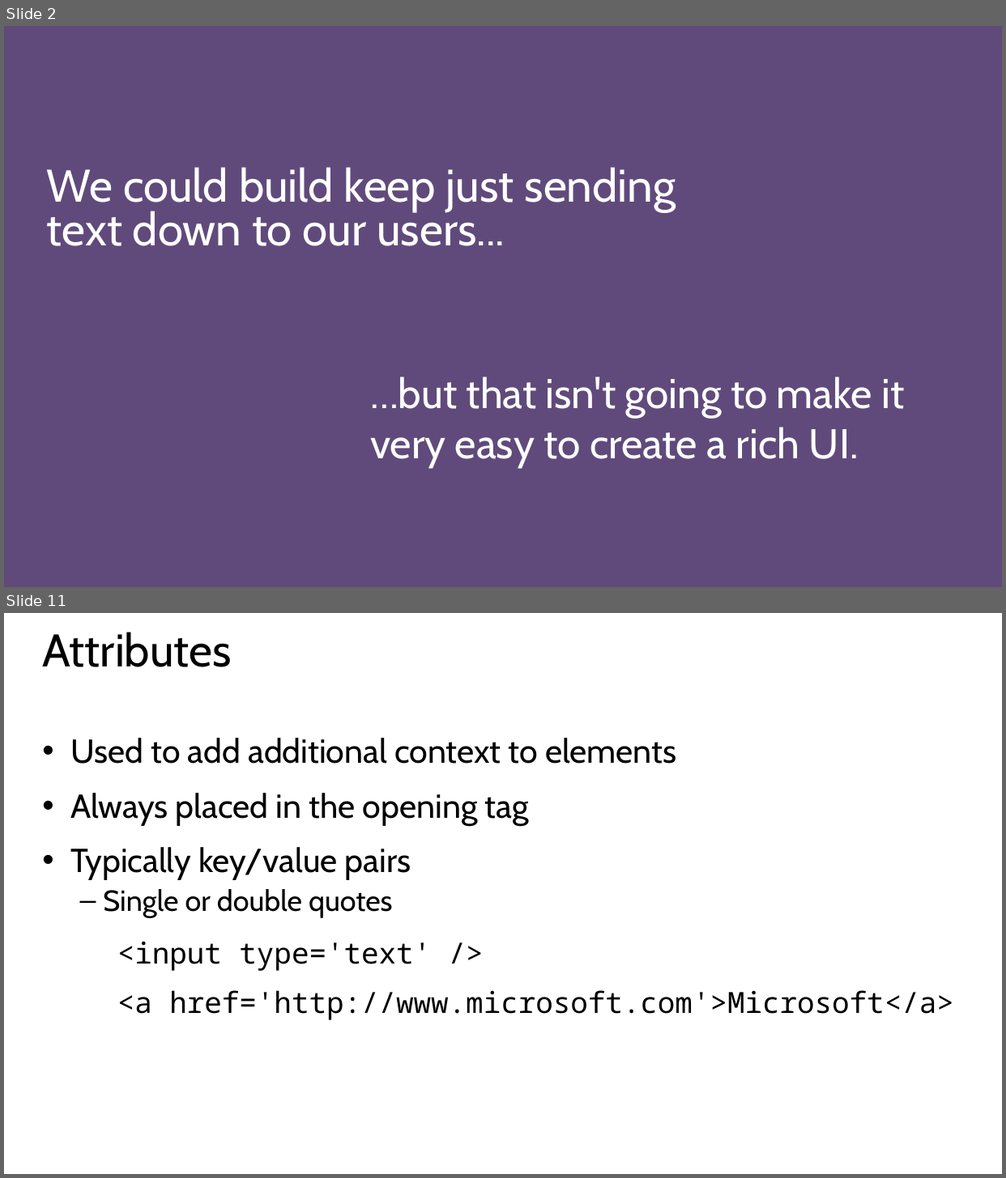
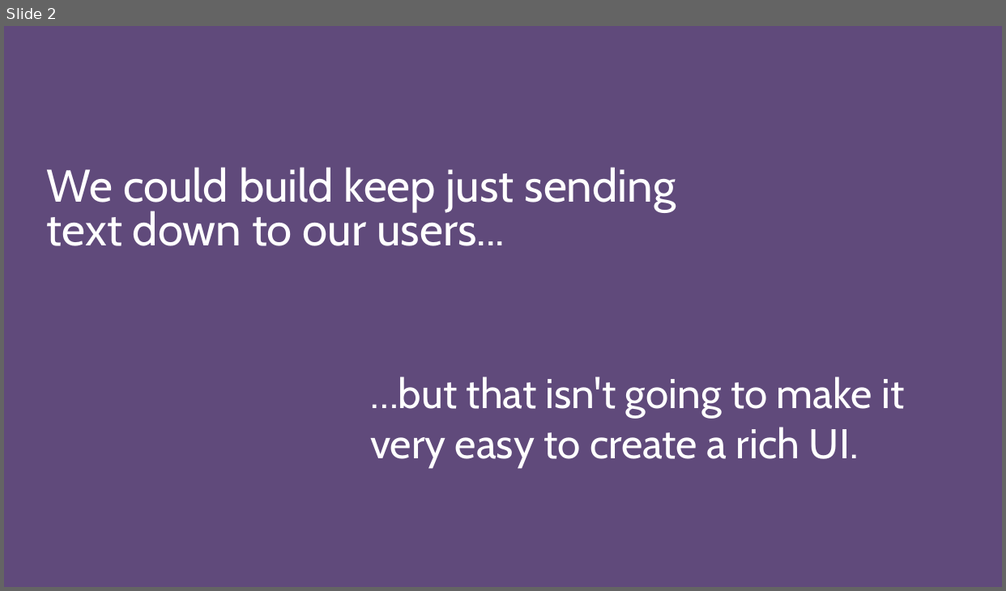
Before and after one commit to GeekTrainer/Flask, a slide deck: Slides/Module 3 - Creating an interface.pptx. Shown one above the other, each under a label of ours: slides 2 and 11 before the commit, slide 2 after it; the slides between them are not shown. The pictures are 1006x1178 and 1006x591 pixels, drawn with LibreOffice and Linux fonts; fonts in the diff are those of the drawing. Boxes give left, top, right and bottom in pixels: in the first picture for what was removed or moved away, otherwise in the second. Text is boxed around its words. In the diff, an @@ line names an element or a change of style, - is before the commit and + after.

```diff
--- a/Slides/Module 3 - Creating an interface.pptx
+++ b/Slides/Module 3 - Creating an interface.pptx
@@ slide 11 removed at box(4, 613, 1002, 1174), background #FFFFFF @@
@@ title removed at box(43, 632, 232, 667) @@
-Attributes
@@ text removed at box(70, 738, 954, 1020) @@
-• Used to add additional context to elements
-• Always placed in the opening tag
-• Typically key/value pairs
-  – Single or double quotes
-<input type='text' />
-<a href='http://www.microsoft.com'>Microsoft</a>
```
Also in this commit, not shown: 1 slide changed, 4 slides added, 9 other slides removed, 1 other file.
